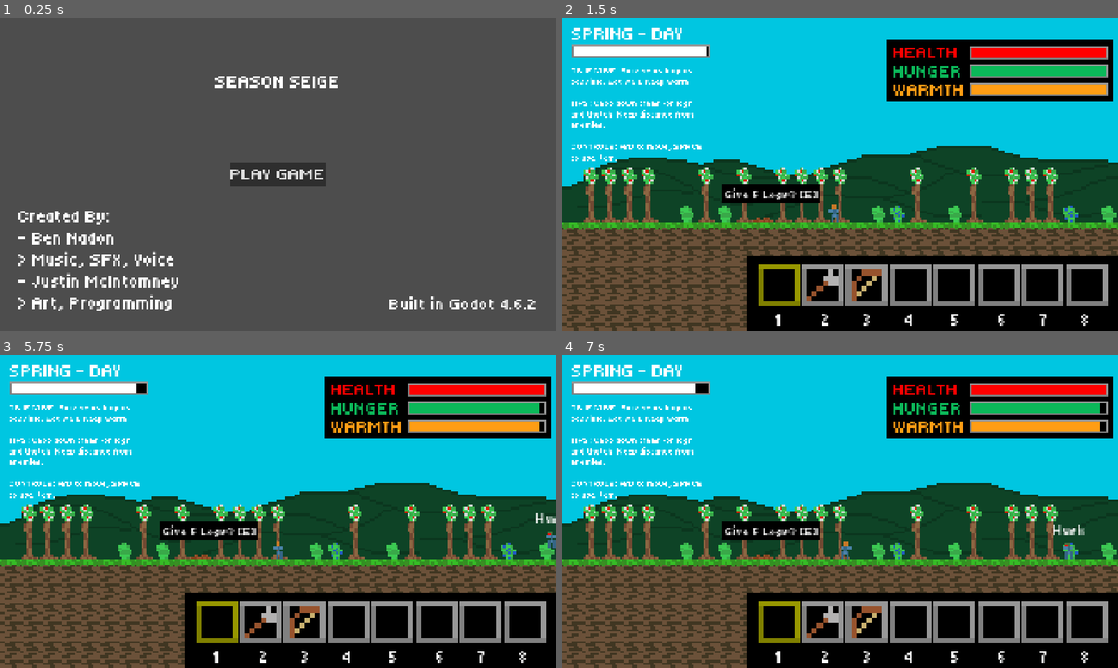
Above: before the commit, frames 1-4 (two rows, left to right).
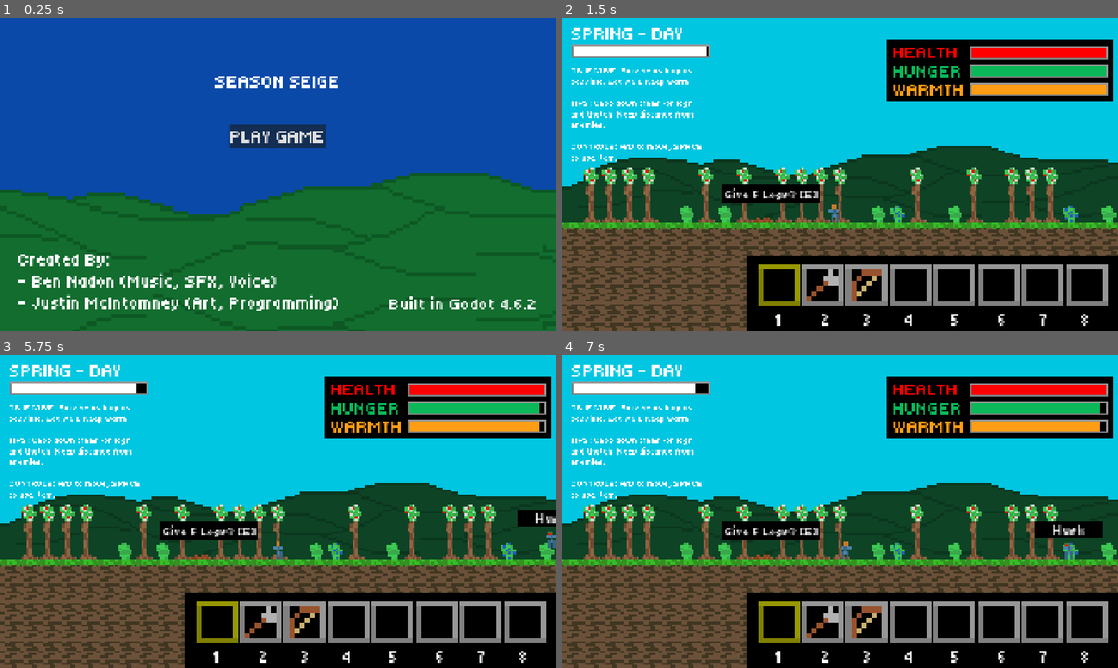
Above: after the commit, the same moments.

Repository: JustinM250/ThunderhacksSeasonSeige
Game: Godot game, scene res://Title/title.tscn
The game is run twice, just before and just after one commit, with the same random seed, the same clock (stepped at 60 frames per second) and the same inputs.
Inputs:
- Up to frame 1 (0.25 s): no input
- Up to frame 2 (1.5 s): click "PLAY GAME" at 0.5 s; tap Enter at 1.25 s; tap A (A) at 1.35 s
- Up to frame 3 (5.75 s): tap D (D) at 1.55, 2.1, 3.8, 4.35 s; tap Space (UseItem) at 2, 4.25 s; tap E (E) at 2.3, 2.85, 4.55, 5.1 s; tap A (A) at 3.05, 3.6, 5.3 s; tap Enter at 3.5, 5 s
- Up to frame 4 (7 s): tap Space (UseItem) at 5.85 s; tap D (D) at 6.05 s; tap R at 6.6 s; tap E (E) at 6.8 s

The runs differ from the first frame. In frame 1, 99% of the frame differs, in the area x 0-100%, y 0-100%; in frame 2, nothing differs; in frame 3, 0.3%; in frame 4, 0.6%.

Commit message:
new_title_and_end_title

Diff:
--- a/Enemies/enemy_base.gd
+++ b/Enemies/enemy_base.gd
@@ -2,6 +2,8 @@
 extends CharacterBody2D
 
 @onready var sprite: Sprite2D = $Sprite
+@onready var name_rect: ColorRect = $NameRect
+@onready var name_label: Label = $NameLabel
 
 @export var max_health: float = 100.0
 var health: float:
--- a/Enemies/enemy_base.tscn
+++ b/Enemies/enemy_base.tscn
@@ -21,6 +21,13 @@
 [node name="Sprite" type="Sprite2D" parent="." unique_id=1681138180]
 texture = ExtResource("2_gk4pb")
 
+[node name="NameRect" type="ColorRect" parent="." unique_id=741248403]
+offset_left = -14.0
+offset_top = -12.0
+offset_right = 15.0
+offset_bottom = -5.0
+color = Color(0, 0, 0, 1)
+
 [node name="NameLabel" type="Label" parent="." unique_id=301369748]
 offset_left = -22.0
 offset_top = -12.0
@@ -28,7 +35,7 @@
 offset_bottom = 11.0
 scale = Vector2(0.4, 0.4)
 theme_override_fonts/font = ExtResource("3_guy7p")
-text = "TEXT"
+text = "WENDIGO"
 horizontal_alignment = 1
 
 [node name="A" type="Area2D" parent="." unique_id=1459481185]
--- a/Level/PlotOccupants/Campfire/campfire.gd
+++ b/Level/PlotOccupants/Campfire/campfire.gd
@@ -19,8 +19,8 @@
 		active = v
 		flame_sprite.visible = v
 
-		if in_radius and not v:
-			_set_prompt(true)
+		#if in_radius and not v:
+			#_set_prompt(true)
 
 var active_timer: float = -1.0
 
--- a/Title/end_title.tscn
+++ b/Title/end_title.tscn
@@ -2,6 +2,7 @@
 
 [ext_resource type="Theme" uid="uid://c7cd8rmne3vil" path="res://Title/title_theme.tres" id="1_l0ai7"]
 [ext_resource type="Script" uid="uid://e0cin8xwiva3" path="res://Title/end_title.gd" id="2_l0ai7"]
+[ext_resource type="Texture2D" uid="uid://cf3n782d226ul" path="res://BG/rolling_hills.png" id="3_db1ga"]
 
 [node name="Title" type="Control" unique_id=686168170]
 layout_mode = 3
@@ -12,6 +13,26 @@
 grow_vertical = 2
 theme = ExtResource("1_l0ai7")
 script = ExtResource("2_l0ai7")
+
+[node name="BG" type="ColorRect" parent="." unique_id=655613659]
+layout_mode = 1
+anchors_preset = 15
+anchor_right = 1.0
+anchor_bottom = 1.0
+grow_horizontal = 2
+grow_vertical = 2
+color = Color(0, 0, 0, 1)
+
+[node name="RollingHills" type="Sprite2D" parent="." unique_id=1261078373]
+position = Vector2(936.00006, 628)
+scale = Vector2(12, 12)
+texture = ExtResource("3_db1ga")
+
+[node name="RollingHills2" type="Sprite2D" parent="." unique_id=1392240276]
+position = Vector2(936, 1228)
+scale = Vector2(12, 12)
+texture = ExtResource("3_db1ga")
+flip_v = true
 
 [node name="Label" type="Label" parent="." unique_id=1639675385]
 layout_mode = 1
@@ -36,10 +57,10 @@
 anchor_top = 0.5
 anchor_right = 0.5
 anchor_bottom = 0.5
-offset_left = -20.0
-offset_top = -20.0
-offset_right = 20.0
-offset_bottom = 20.0
+offset_left = -80.0
+offset_top = -180.0
+offset_right = 80.0
+offset_bottom = -100.0
 grow_horizontal = 2
 grow_vertical = 2
 
--- a/Title/title.tscn
+++ b/Title/title.tscn
@@ -2,6 +2,7 @@
 
 [ext_resource type="Theme" uid="uid://c7cd8rmne3vil" path="res://Title/title_theme.tres" id="1_hvesb"]
 [ext_resource type="Script" uid="uid://iaetfgdo2llx" path="res://Title/title.gd" id="2_s6sku"]
+[ext_resource type="Texture2D" uid="uid://cf3n782d226ul" path="res://BG/rolling_hills.png" id="3_7p1qe"]
 
 [node name="Title" type="Control" unique_id=686168170]
 layout_mode = 3
@@ -12,6 +13,28 @@
 grow_vertical = 2
 theme = ExtResource("1_hvesb")
 script = ExtResource("2_s6sku")
+
+[node name="BG" type="ColorRect" parent="." unique_id=1018769841]
+layout_mode = 1
+anchors_preset = 15
+anchor_right = 1.0
+anchor_bottom = 1.0
+grow_horizontal = 2
+grow_vertical = 2
+color = Color(0.039600004, 0.28775993, 0.66, 1)
+
+[node name="RollingHills" type="Sprite2D" parent="." unique_id=1868639815]
+modulate = Color(0.17000002, 1, 0.41899997, 1)
+position = Vector2(936.00006, 628)
+scale = Vector2(12, 12)
+texture = ExtResource("3_7p1qe")
+
+[node name="RollingHills2" type="Sprite2D" parent="." unique_id=511886487]
+modulate = Color(0.17000002, 1, 0.41899997, 1)
+position = Vector2(936, 1228)
+scale = Vector2(12, 12)
+texture = ExtResource("3_7p1qe")
+flip_v = true
 
 [node name="Label" type="Label" parent="." unique_id=1639675385]
 layout_mode = 1
@@ -37,15 +60,14 @@
 anchor_bottom = 0.5
 offset_left = -896.0
 offset_top = 108.0
-offset_right = -232.0
+offset_right = 418.0
 offset_bottom = 480.0
 grow_horizontal = 2
 grow_vertical = 2
 text = "Created By:
-- Ben Nadon
-> Music, SFX, Voice
-- Justin McIntomney
-> Art, Programming"
+- Ben Nadon (Music, SFX, Voice)
+- Justin McIntomney (Art, Programming)"
+vertical_alignment = 2
 
 [node name="Label3" type="Label" parent="." unique_id=462493901]
 layout_mode = 1
@@ -71,10 +93,10 @@
 anchor_top = 0.5
 anchor_right = 0.5
 anchor_bottom = 0.5
-offset_left = -20.0
-offset_top = -20.0
-offset_right = 20.0
-offset_bottom = 20.0
+offset_left = -169.0
+offset_top = -172.0
+offset_right = 167.0
+offset_bottom = -92.0
 grow_horizontal = 2
 grow_vertical = 2
 
